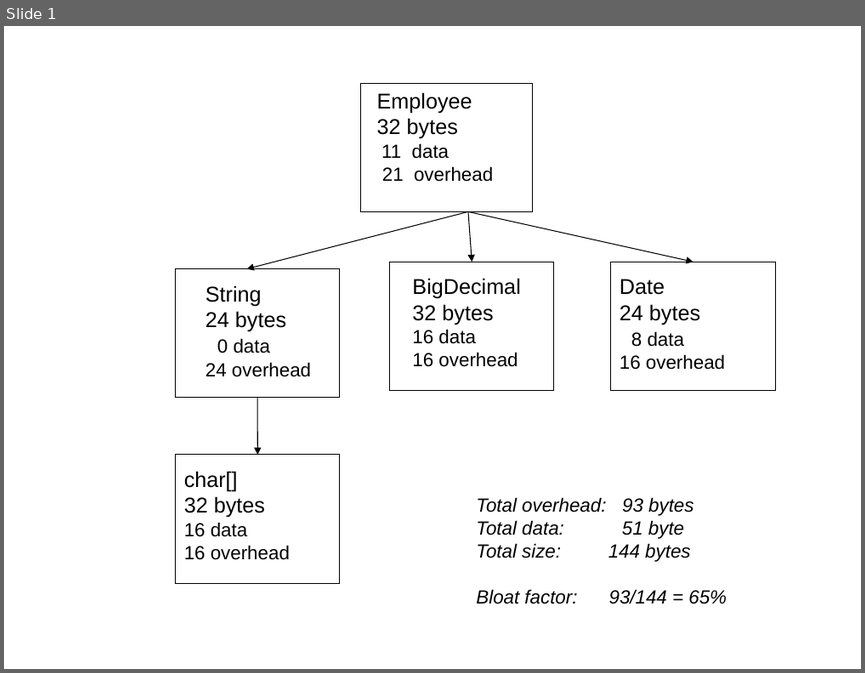
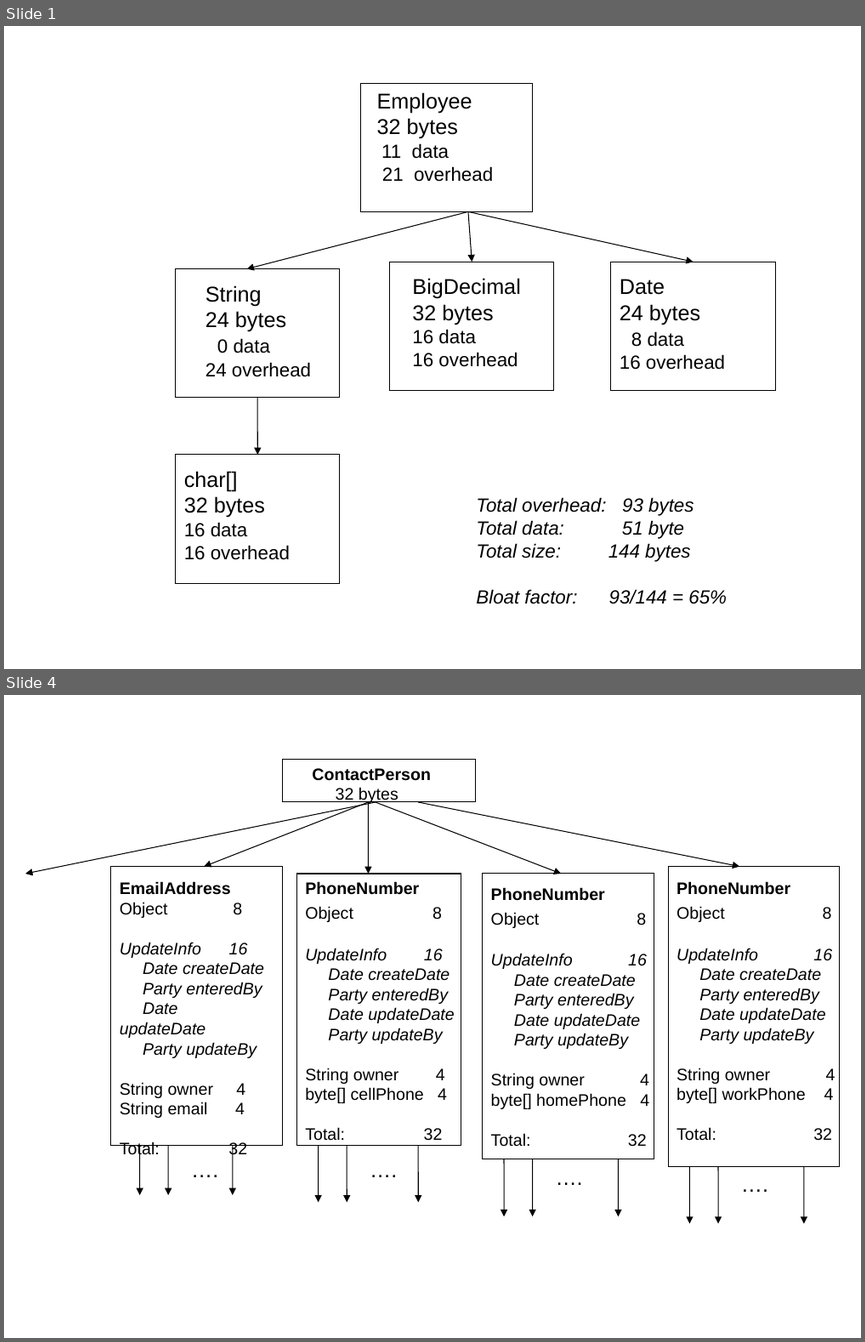
Before and after one commit to TheRuncibleTuner/bloatbook, a slide deck: Figures/chapter4/employee-status.ppt. Shown one above the other, each under a label of ours: slide 1 before the commit, slides 1 and 4 after it; the slides between them are not shown. The pictures are 865x673 and 865x1342 pixels, drawn with LibreOffice and Linux fonts; fonts in the diff are those of the drawing. Boxes give left, top, right and bottom in pixels: in the first picture for what was removed or moved away, otherwise in the second. Text is boxed around its words. In the diff, an @@ line names an element or a change of style, - is before the commit and + after.

```diff
--- a/Figures/chapter4/employee-status.ppt
+++ b/Figures/chapter4/employee-status.ppt
@@ slide 4 added at [4,695,861,1338], background #FFFFFF @@
@@ rectangle added at [283,760,475,802], outline #000000 0.74 pt @@
@@ text added at [312,768,431,804], 14 pt, text #000000, bold @@
+ContactPerson
+32 bytes
@@ arrow added from (375, 802) to (25, 873), #000000 0.74 pt @@
@@ arrow added from (368, 802) to (204, 867), #000000 0.74 pt @@
@@ arrow added from (368, 802) to (368, 873), #000000 0.74 pt @@
@@ arrow added from (375, 802) to (561, 873), #000000 0.74 pt @@
@@ arrow added from (418, 802) to (739, 867), #000000 0.74 pt @@
@@ rectangle added at [111,867,283,1145], outline #000000 0.74 pt @@
@@ rectangle added at [668,867,840,1166], outline #000000 0.74 pt @@
@@ text added at [120,881,264,1158], 14 pt, text #000000, italic @@
+EmailAddress
+Object 8
+UpdateInfo 16
+Date createDate
+Party enteredBy
+Date updateDate
+Party updateBy
+String owner 4
+String email 4
+Total: 32
@@ rectangle added at [297,873,461,1145], outline #000000 0.74 pt @@
@@ text added at [305,881,454,1140], 14 pt, text #000000, italic @@
+PhoneNumber
+Object 8
+UpdateInfo 16
+Date createDate
+Party enteredBy
+Date updateDate
+Party updateBy
+String owner 4
+byte[] cellPhone 4
+Total: 32
@@ rectangle added at [482,873,653,1158], outline #000000 0.74 pt @@
@@ text added at [491,887,649,1146], 14 pt, text #000000, italic @@
+PhoneNumber
+Object 8
+UpdateInfo 16
+Date createDate
+Party enteredBy
+Date updateDate
+Party updateBy
+String owner 4
+byte[] homePhone 4
+Total: 32
@@ text added at [676,947,835,1140], 14 pt, text #000000, italic @@
+PhoneNumber
+Object 8
+UpdateInfo 16
+Date createDate
+Party enteredBy
+Date updateDate
+Party updateBy
+String owner 4
+byte[] workPhone 4
+Total: 32
@@ arrow added from (139, 1145) to (139, 1195), #000000 0.74 pt @@
@@ arrow added from (169, 1145) to (169, 1195), #000000 0.74 pt @@
@@ text added at [183,1151,228,1186], 18 pt, text #000000 @@
+….
@@ arrow added from (233, 1145) to (233, 1195), #000000 0.74 pt @@
@@ arrow added from (318, 1145) to (318, 1202), #000000 0.74 pt @@
@@ arrow added from (347, 1145) to (347, 1202), #000000 0.74 pt @@
@@ text added at [361,1151,406,1186], 18 pt, text #000000 @@
+….
@@ arrow added from (418, 1145) to (418, 1202), #000000 0.74 pt @@
@@ arrow added from (504, 1159) to (504, 1216), #000000 0.74 pt @@
@@ arrow added from (533, 1159) to (533, 1216), #000000 0.74 pt @@
@@ text added at [547,1159,591,1194], 18 pt, text #000000 @@
+….
@@ arrow added from (619, 1159) to (619, 1216), #000000 0.74 pt @@
@@ arrow added from (689, 1166) to (689, 1224), #000000 0.74 pt @@
@@ arrow added from (718, 1166) to (718, 1224), #000000 0.74 pt @@
@@ text added at [732,1166,777,1201], 18 pt, text #000000 @@
+….
@@ arrow added from (803, 1166) to (803, 1224), #000000 0.74 pt @@
```
Also in this commit, not shown: 1 slide changed, 1 other slide added, 7 other files.
